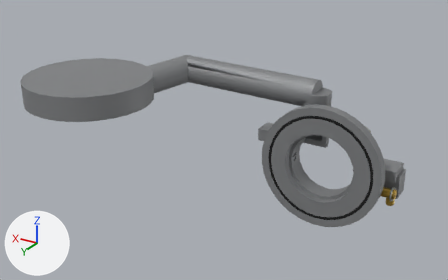
Two versions of the glTF model public/parts/throttle-housing.glb, one commit apart.
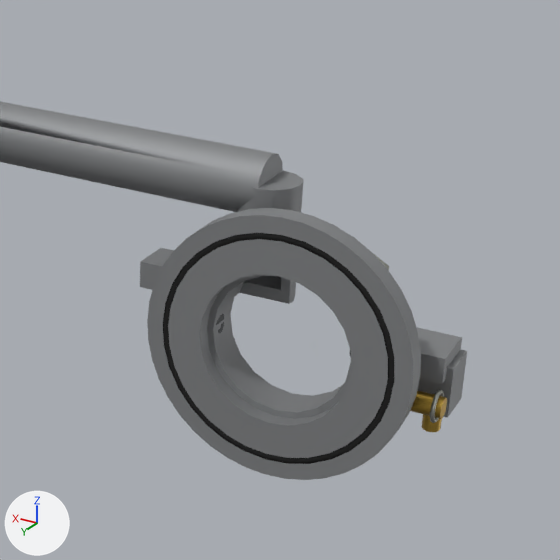
Each version appears first whole from a 50 mm lens placed at (-135.0, 249.0, 400.0), pointed at (60.0, -77.0, 237.0), and next in a close-up on the part from 44% to 100% of the width and 4% to 94% of the height. Arrows for +X, +Y and +Z are at lower left; the lights stay in place. The last two pictures show the newer version. Where no turn or scale is listed for an object, it has been applied to the vertices. Vertices at exactly the same position are counted once.

In view in the first close-up: 'throttle-housing:brass', 'throttle-housing:castAlu', 'throttle-housing:rubber', 'throttle-housing:zincPlate' and 1 more.
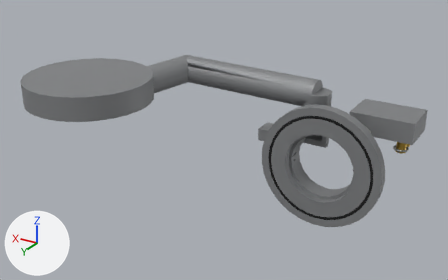
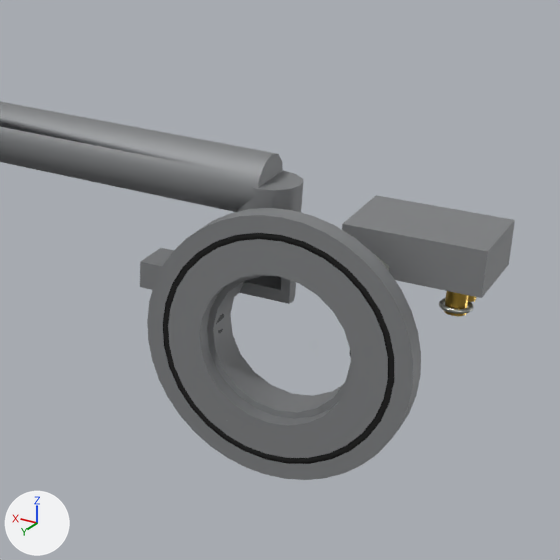
Where the newer file only moved an object's origin or applied its transform, the numbers keep the older frame.

Location of each change, (x1, y1, x2, y2) in pixels of the close-ups (560 x 560 px; the box of a moved part takes in the faces that stretch with it):
'throttle-housing:castAlu', reshaped: before (0, 101, 467, 480); after (0, 101, 515, 480)
'throttle-housing:brass', reshaped, moved, rescaled: before (410, 390, 447, 432); after (444, 291, 476, 316)
'throttle-housing:zincPlate', reshaped: before (373, 253, 444, 423); after (226, 253, 474, 421)
part 1 of me_mesh_0, added: after (342, 195, 515, 298)
part 2 of me_mesh_0, deleted: before (417, 327, 462, 384)
part 3 of me_mesh_0, deleted: before (418, 350, 467, 418)
part 4 of me_mesh_3, moved or reshaped (mostly hidden afterwards): before (422, 414, 442, 432); after (468, 295, 476, 302)
part 5 of me_mesh_3, moved or reshaped: before (410, 390, 447, 419); after (444, 291, 469, 316)
part 6 of me_mesh_4, moved or reshaped: before (430, 390, 444, 423); after (439, 298, 474, 314)

The change, as a diff of the scene's bpy script:
```diff
--- a/public/parts/throttle-housing.glb.py
+++ b/public/parts/throttle-housing.glb.py
@@ me_mesh_0 @@
 # used by ob_throttle_housing_castalu; location = (68.2, -63.8, 228.8)
-me_mesh_0.from_pydata(...)  # 1925 vertices, 2922 faces; spans x -116.0..116.0, y -66.0..66.0, z -49.0..49.0
+me_mesh_0.from_pydata(...)  # 1890 vertices, 2878 faces; spans x -122.0..116.0, y -78.0..66.0, z -49.0..49.0
+# me_mesh_0 part 1: a new loose piece, a box spanning x -122.0..-80.0, y -78.0..-49.0, z 16.0..30.0, in mat_castalu (grey #96989a)
+# me_mesh_0 part 2: the loose piece of 32 vertices spanning x -114.0..-86.0, y -66.0..-49.0, z -13.0..-5.0 is deleted
+# me_mesh_0 part 3: the loose piece of 8 vertices spanning x -116.0..-104.0, y -66.0..-52.0, z -25.0..-9.0 is deleted
+# other edits to the shape of me_mesh_0 do not show in these pictures
 me_mesh_0.materials.append(mat_castalu)
@@ me_mesh_3 @@
 # used by ob_throttle_housing_brass; parent = ob_throttle_housing; location = (-36.65, -115.8, 204.6); scale = (11.4, 11.4, 11.4)
-me_mesh_3.from_pydata(...)  # 48 vertices, 88 faces; spans x -1.0..1.0, y -0.79..0.79, z -0.76..0.76
+me_mesh_3.from_pydata(...)  # 48 vertices, 88 faces; spans x -0.38..0.38, y -1.0..1.0, z -0.47..0.47
+# me_mesh_3 part 4: the loose piece of 22 vertices spanning x -0.71..-0.24, y -0.79..-0.3, z -0.76..-0.05 is scaled about its middle by 1.34, then moved by (0.47, -0.12, 0.41)
+# me_mesh_3 part 5: 26 of 48 vertices moved; they spanned x -1.0..1.0, y 0.23..0.79, z 0.19..0.76 and now span x -0.38..0.38, y 0.25..1.0, z -0.47..0.47; mean shift (0.0, 0.11, -0.48); largest move (-1.0, 0.51, 0.19) -> (0.38, 0.62, -0.47)
 me_mesh_3.materials.append(mat_brass)
@@ me_mesh_4 @@
 # used by ob_throttle_housing_zincplate; location = (-7.6, -108.7, 221.0)
-me_mesh_4.from_pydata(...)  # 140 vertices, 264 faces; spans x -39.0..39.0, y -6.4..6.4, z -33.7..33.7
+me_mesh_4.from_pydata(...)  # 140 vertices, 264 faces; spans x -43.3..39.0, y -14.1..6.4, z -33.7..33.7
+# me_mesh_4 part 6: the loose piece of 84 vertices spanning x -39.0..-37.8, y -6.4..3.7, z -15.9..-6.0 is multiplied about its middle by the matrix ((0.0, -0.966, 0.0), (0.0, 0.0, -0.966), (0.966, 0.0, 0.0)), then moved by (0.0, -8.0, 29.0)
 me_mesh_4.materials.append(mat_zincplate)
@@ ob_throttle_housing_brass @@
 ob_throttle_housing_brass.parent = ob_throttle_housing
-ob_throttle_housing_brass.location = (-36.65, -115.8, 204.6)
-ob_throttle_housing_brass.scale = (11.4, 11.4, 11.4)
+ob_throttle_housing_brass.location = (-46.0, -123.3, 241.0)
+ob_throttle_housing_brass.scale = (8.5, 8.5, 8.5)
```
